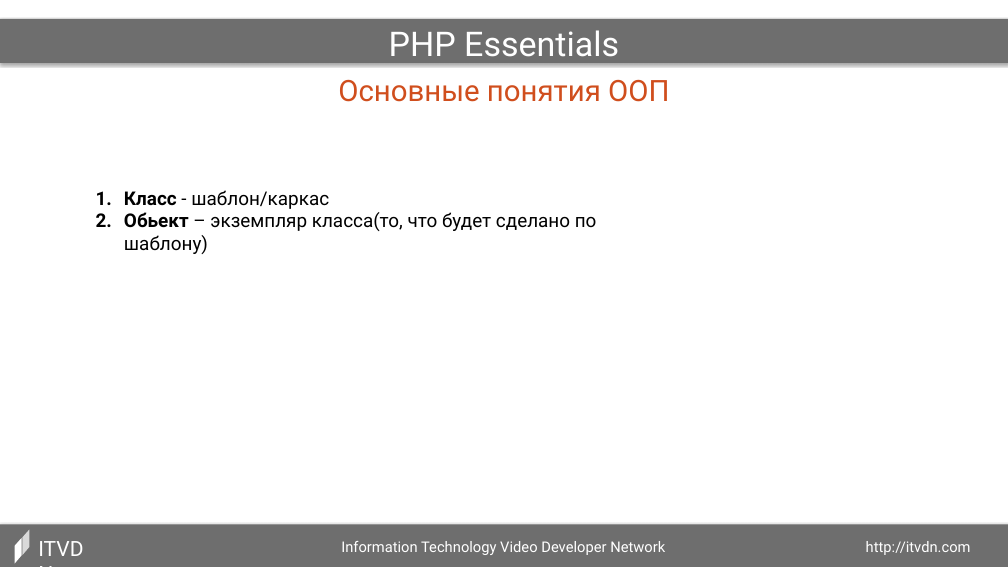
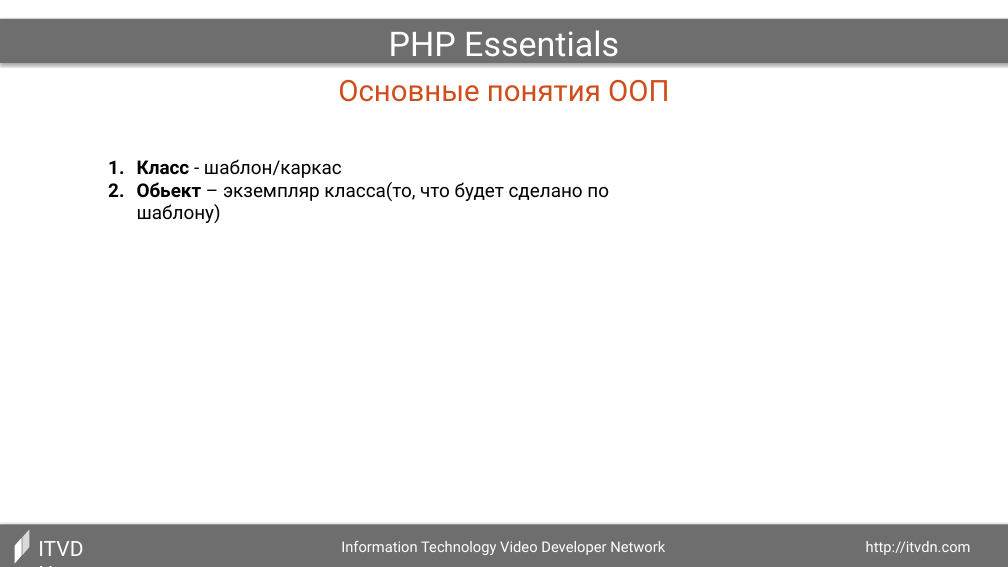
Before and after one commit to dozer111/itvdn, a slide deck: slide 6 of PHP Essentials/002_Контекст вызова. Константы. Статика в PHP ООП/002_Контекст вызова. Константы. Статика в PHP ООП (Презентация).pptx (slide 5 before the commit). Drawn at 1008x567 pixels with LibreOffice and Linux fonts; fonts in the diff are those of the drawing. Boxes give left, top, right and bottom in pixels: in the first picture for what was removed or moved away, otherwise in the second. Text is boxed around its words. In the diff, an @@ line names an element or a change of style, - is before the commit and + after.

```diff
--- a/PHP Essentials/002_Контекст вызова. Константы. Статика в PHP ООП/002_Контекст вызова. Константы. Статика в PHP ООП (Презентация).pptx
+++ b/PHP Essentials/002_Контекст вызова. Константы. Статика в PHP ООП/002_Контекст вызова. Константы. Статика в PHP ООП (Презентация).pptx
@@ text "Класс - шаблон/каркас": place and size @@
-text "Класс - шаблон/каркас" at bbox=[124, 190, 597, 254]
+text "Класс - шаблон/каркас" at bbox=[137, 159, 609, 223]
```
Also in this commit, not shown: 11 other slides changed, 2 slides added, 14 other files.
